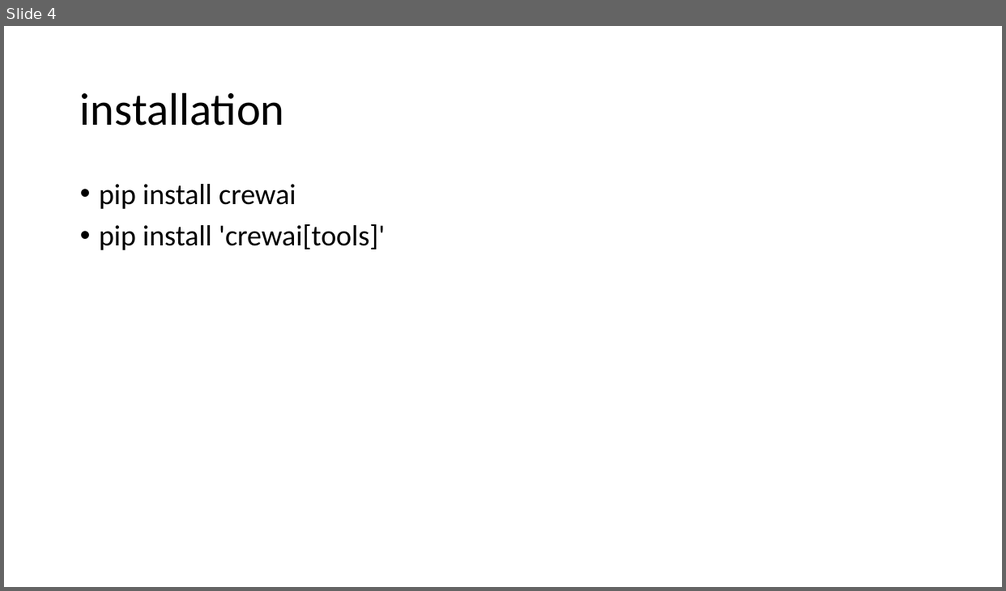
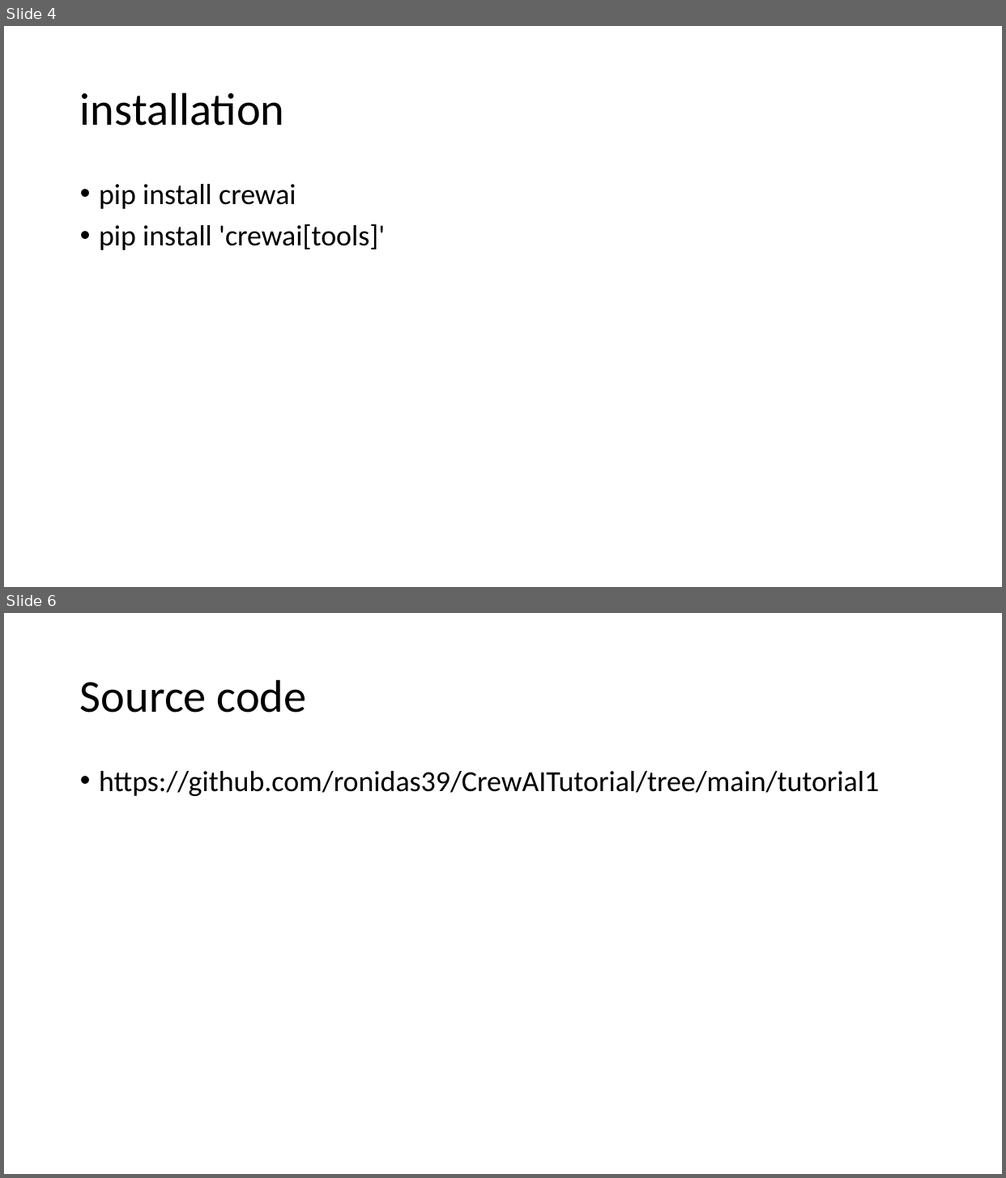
Before and after one commit to ronidas39/CrewAITutorial, a slide deck: tutorial1/Tutorial1.pptx. Shown one above the other, each under a label of ours: slide 4 before the commit, slides 4 and 6 after it; the slides between them are not shown. The pictures are 1006x591 and 1006x1178 pixels, drawn with LibreOffice and Linux fonts; fonts in the diff are those of the drawing. Boxes give left, top, right and bottom in pixels: in the first picture for what was removed or moved away, otherwise in the second. Text is boxed around its words. In the diff, an @@ line names an element or a change of style, - is before the commit and + after.

Commit message:
TUTORIAL1 PPT EDIT

```diff
--- a/tutorial1/Tutorial1.pptx
+++ b/tutorial1/Tutorial1.pptx
@@ slide 6 added at (4,613,1002,1174), background #FFFFFF @@
@@ title added at (80,679,307,713), 44 pt, text #000000 @@
+Source code
@@ text added at (99,771,879,796), 28 pt, text #000000 @@
+• https://github.com/ronidas39/CrewAITutorial/tree/main/tutorial1
```
Also in this commit, not shown: 1 slide changed, 1 other slide added, 1 other file.
